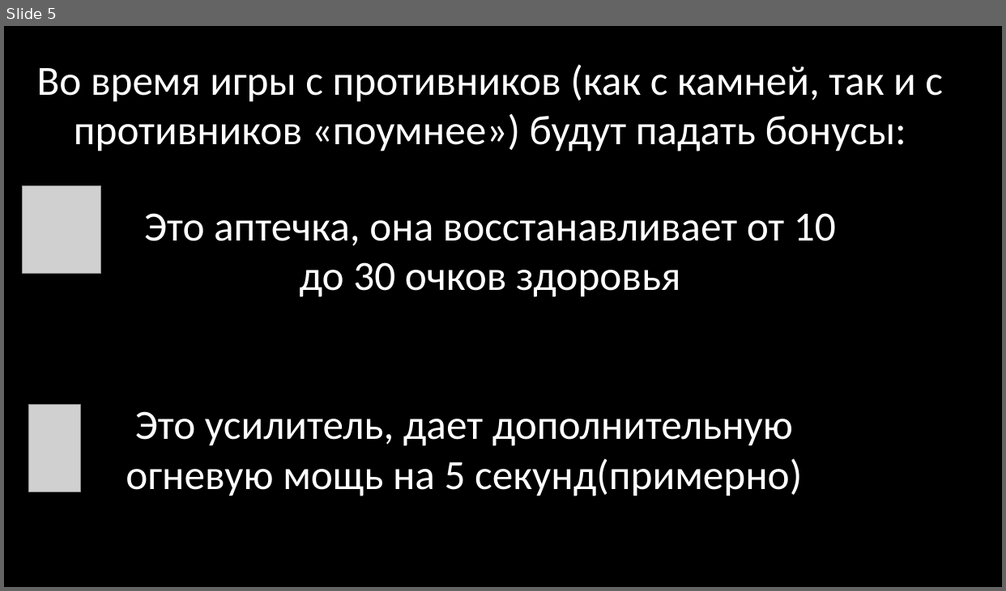
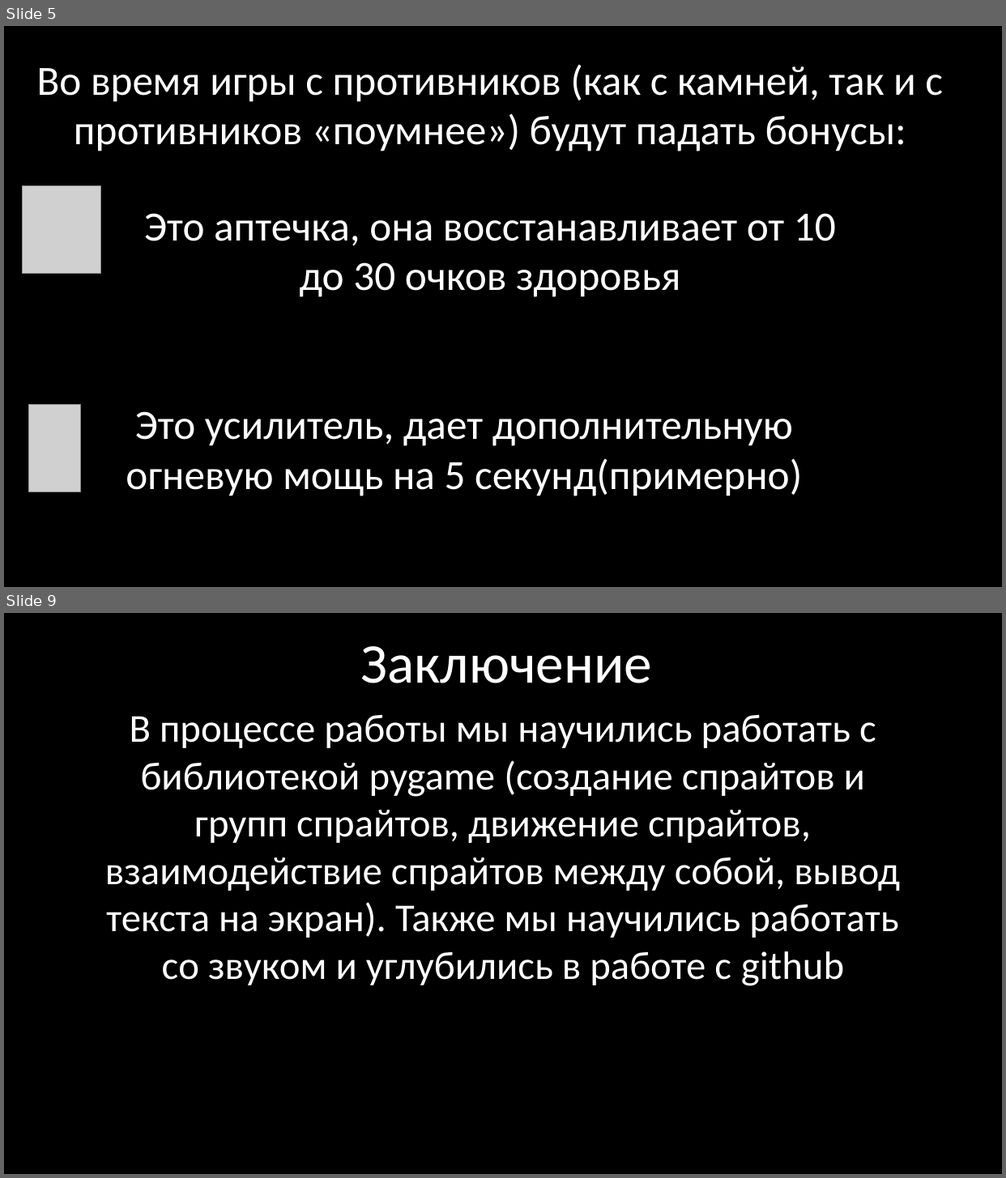
Before and after one commit to Rblba20/project_Yandex, a slide deck: Star Fighter.pptx. Shown one above the other, each under a label of ours: slide 5 before the commit, slides 5 and 9 after it; the slides between them are not shown. The pictures are 1006x591 and 1006x1178 pixels, drawn with LibreOffice and Linux fonts; fonts in the diff are those of the drawing; grey boxes stand for pictures. Boxes give left, top, right and bottom in pixels: in the first picture for what was removed or moved away, otherwise in the second. Text is boxed around its words. In the diff, an @@ line names an element or a change of style, - is before the commit and + after.

```diff
--- a/Star Fighter.pptx
+++ b/Star Fighter.pptx
@@ slide 9 added at (x1=4, y1=613, x2=1002, y2=1174), background #000000 @@
@@ text added at (x1=361, y1=646, x2=652, y2=683), 54 pt, text #FFFFFF @@
+Заключение
@@ text added at (x1=105, y1=714, x2=900, y2=986), 38 pt, text #FFFFFF @@
+В процессе работы мы научились работать с библиотекой pygame (создание спрайтов и групп спрайтов, движение спрайтов, взаимодействие спрайтов между собой, вывод текста на экран). Также мы научились работать со звуком и углубились в работе с github
```
Also in this commit, not shown: 4 slides changed, 3 other slides added, 2 slides removed, 2 other files.
